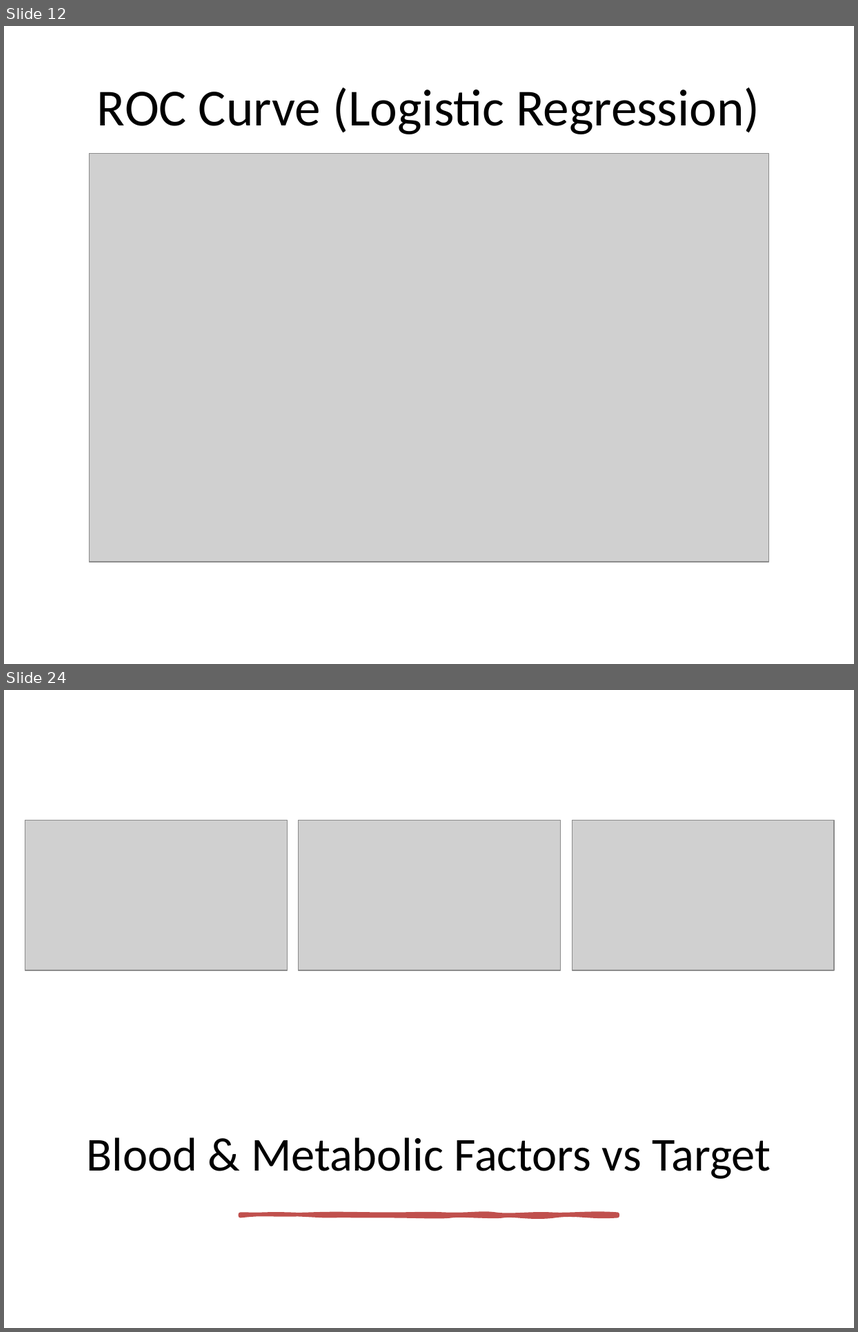
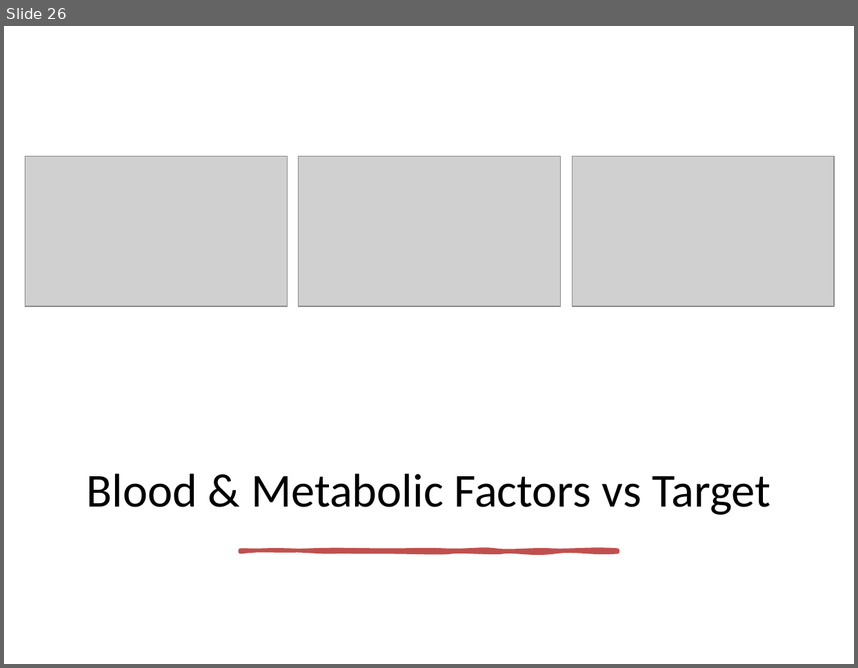
Before and after one commit to AndreaLHazzard/Heart_Disease_Predictor, a slide deck: Heart_Disease_Model_Presentation.pptx. Shown one above the other, each under a label of ours: slides 12 and 24 before the commit, slide 26 after it; the slides between them are not shown. The pictures are 858x1332 and 858x668 pixels, drawn with LibreOffice and Linux fonts; fonts in the diff are those of the drawing; grey boxes stand for pictures. Boxes give left, top, right and bottom in pixels: in the first picture for what was removed or moved away, otherwise in the second. Text is boxed around its words. In the diff, an @@ line names an element or a change of style, - is before the commit and + after.

```diff
--- a/Heart_Disease_Model_Presentation.pptx
+++ b/Heart_Disease_Model_Presentation.pptx
@@ slide 12 removed at <box>4,26,854,664</box>, background #FFFFFF @@
@@ title removed at <box>97,87,760,134</box> @@
-ROC Curve (Logistic Regression)
@@ picture removed at <box>89,154,769,561</box> @@
@@ what was slide 24 is now slide 26 @@
```
Also in this commit, not shown: 14 slides changed, 6 slides added, 3 other slides removed.
